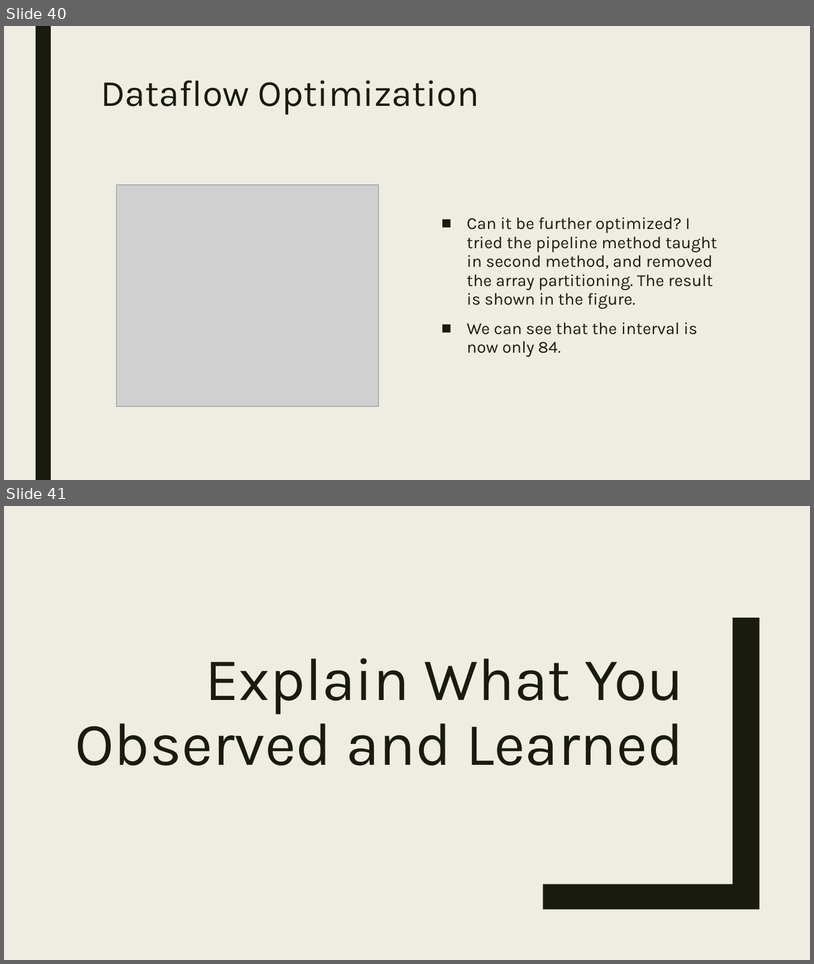
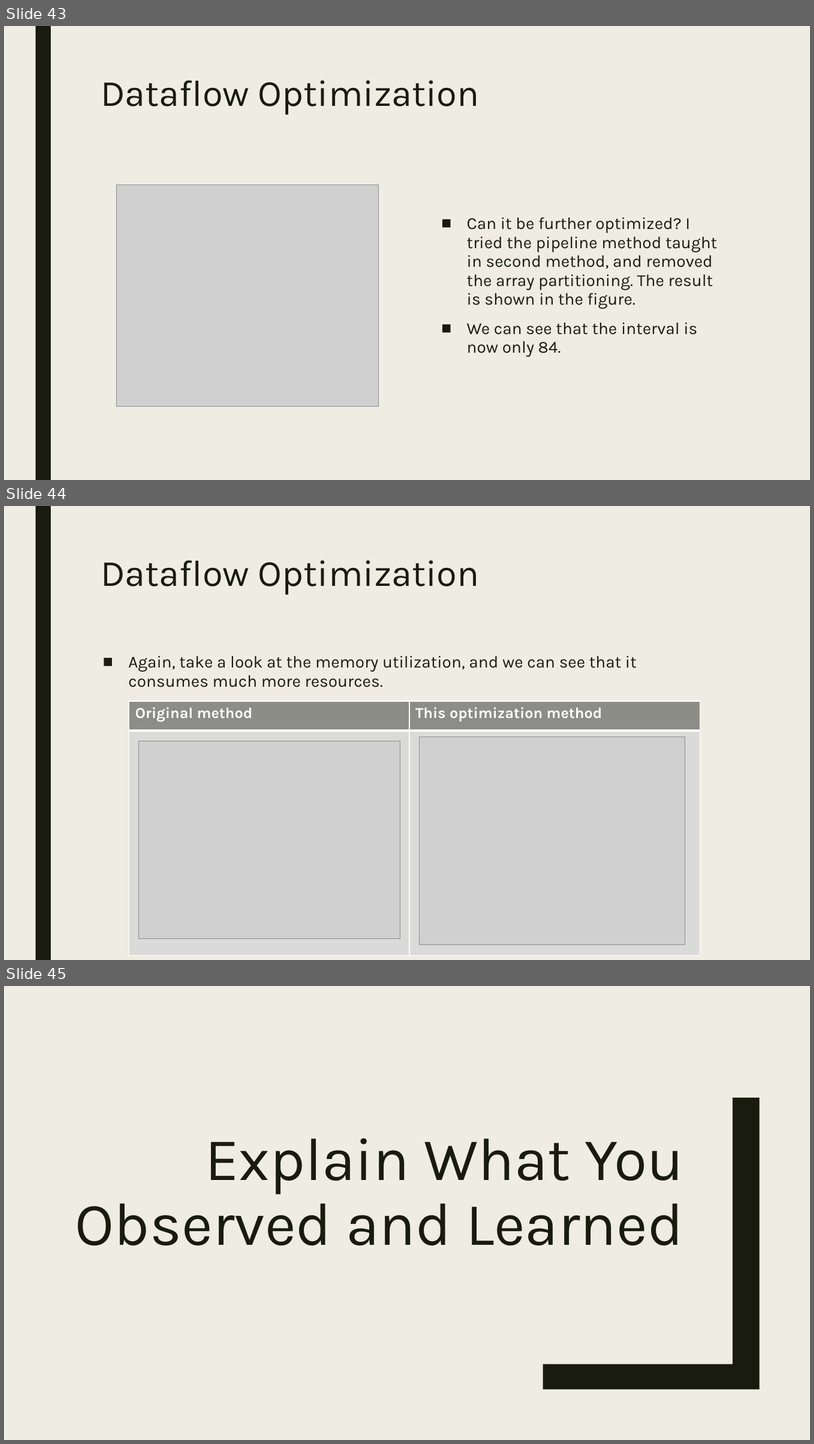
Before and after one commit to JasonYanggg/HLS, a slide deck: dct_prj/110061519_labA_report.pptx. Shown one above the other, each under a label of ours: slides 40 and 41 before the commit, slides 43, 44 and 45 after it. The pictures are 814x964 and 814x1444 pixels, drawn with LibreOffice and Linux fonts; fonts in the diff are those of the drawing; grey boxes stand for pictures. Boxes give left, top, right and bottom in pixels: in the first picture for what was removed or moved away, otherwise in the second. Text is boxed around its words. In the diff, an @@ line names an element or a change of style, - is before the commit and + after.

```diff
--- a/dct_prj/110061519_labA_report.pptx
+++ b/dct_prj/110061519_labA_report.pptx
@@ slide 44 added at bbox=[4, 506, 810, 960], background #EFEDE3; not listed: 1 template element that a slide beside it also shows @@
@@ title added at bbox=[101, 560, 479, 595], 44 pt, text #191B0E @@
+Dataflow Optimization
@@ text added at bbox=[128, 655, 637, 687], 20 pt, text #191B0E @@
+■ Again, take a look at the memory utilization, and we can see that it consumes much more resources.
@@ table added at bbox=[129, 701, 700, 955], 2 rows, 2 columns @@
+Original method | This optimization method
+ | 
@@ picture added at bbox=[420, 737, 685, 945] @@
@@ picture added at bbox=[139, 741, 400, 939] @@
@@ what was slide 40 is now slide 43 @@
@@ what was slide 41 is now slide 45 @@
```
Also in this commit, not shown: 5 slides changed, 5 other slides added, 1 other file.
